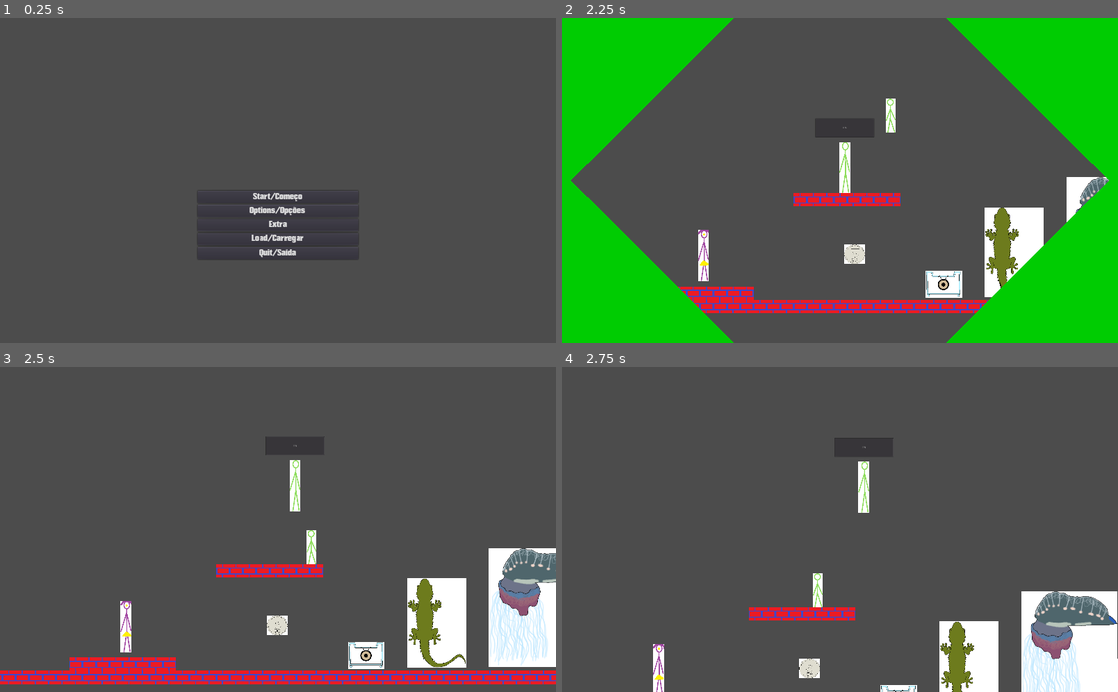
Above: before the commit, frames 1-4 (two rows, left to right).
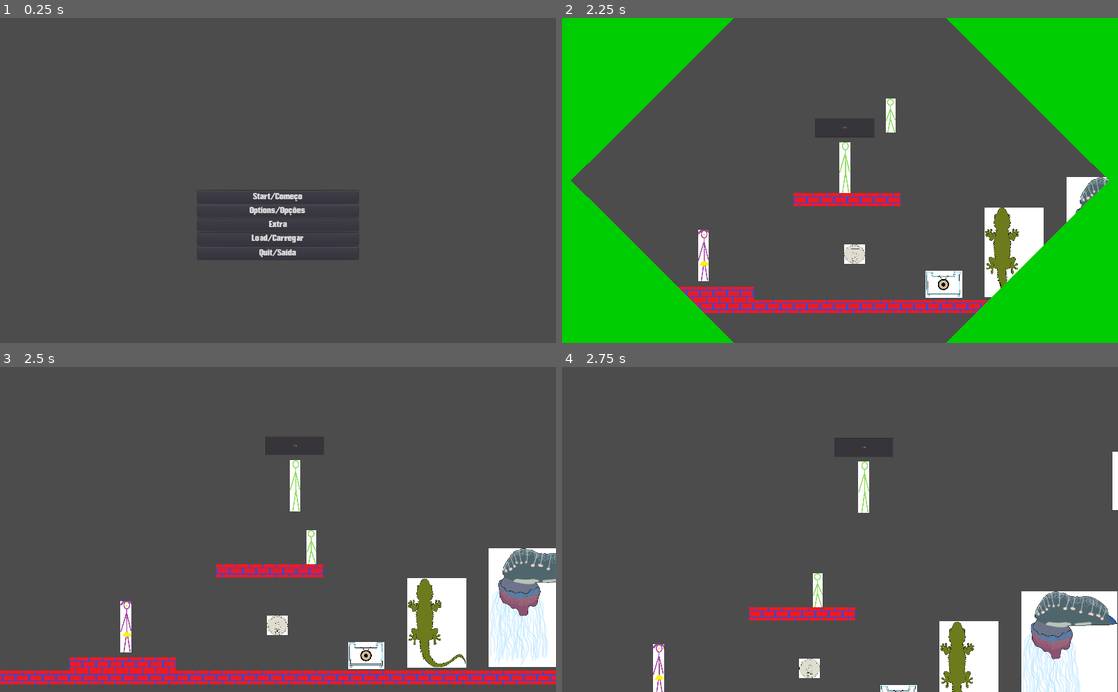
Above: after the commit, the same moments.

Repository: EyeBallTank/PROJECT-NORTUBEL-main-ish
Game: Godot game, scene res://screens/MainMenu.tscn
The game is run twice, just before and just after one commit, with the same random seed, the same clock (stepped at 60 frames per second) and the same inputs.
Inputs:
- Up to frame 1 (0.25 s): no input
- Up to frame 2 (2.25 s): click "Start/Começo" at 0.5 s; click "Start/Começo" at 1.25 s; hold Right (right) from 2.03 s (still down); hold F (followme) from 2.03 s (still down)
- Up to frame 3 (2.5 s): keep holding Right (right); keep holding F (followme); tap Up (jumpup) at 2.27 s
- Up to frame 4 (2.75 s): keep holding Right (right); keep holding F (followme)

Frames 1-3 are identical in both runs. In frame 4, 0.2% of the frame differs, in the area x 99-100%, y 26-100%.

Commit message:
commented out "new" code
not even the copied code that may contradict the existing one has anny major change, it seems.

Diff:
--- a/src/level_objects/pushable.tscn
+++ b/src/level_objects/pushable.tscn
@@ -3,15 +3,12 @@
 [ext_resource path="res://assets/sprites/level_object_sprites/push object.PNG" type="Texture" id=1]
 [ext_resource path="res://src/level_objects/pushable.gd" type="Script" id=2]
 
-[sub_resource type="CapsuleShape2D" id=1]
-radius = 81.0
-height = 98.0
+[sub_resource type="RectangleShape2D" id=1]
+extents = Vector2( 90, 117.25 )
 
 [node name="RigidBody2D" type="RigidBody2D"]
 collision_layer = 4
 collision_mask = 7
-mass = 28.0378
-gravity_scale = 19.12
 script = ExtResource( 2 )
 
 [node name="Sprite" type="Sprite" parent="."]
--- a/src/play_actors/actor.gd
+++ b/src/play_actors/actor.gd
@@ -4,9 +4,17 @@
 # This code is copied from the platformer tutorial by GDQuest
 
 const FLOOR_NORMAL: = Vector2.UP
+#const PUSH: = 5
 
 export var speed: = Vector2(300.0, 1000.0)
 export var gravity: = 3000.0
 
 var velocity: = Vector2.ZERO
-var inertia
+#var inertia = move_and_slide(velocity, Vector2.UP, false, 4, PI/4, false)
+
+#func _physics_process(delta):
+
+#	for index in get_slide_count():
+#		var collision = get_slide_collision(index)
+#		if collision.collider is Pushable:
+#			collision.collider.apply_central_impulse(-collision.normal * PUSH)
